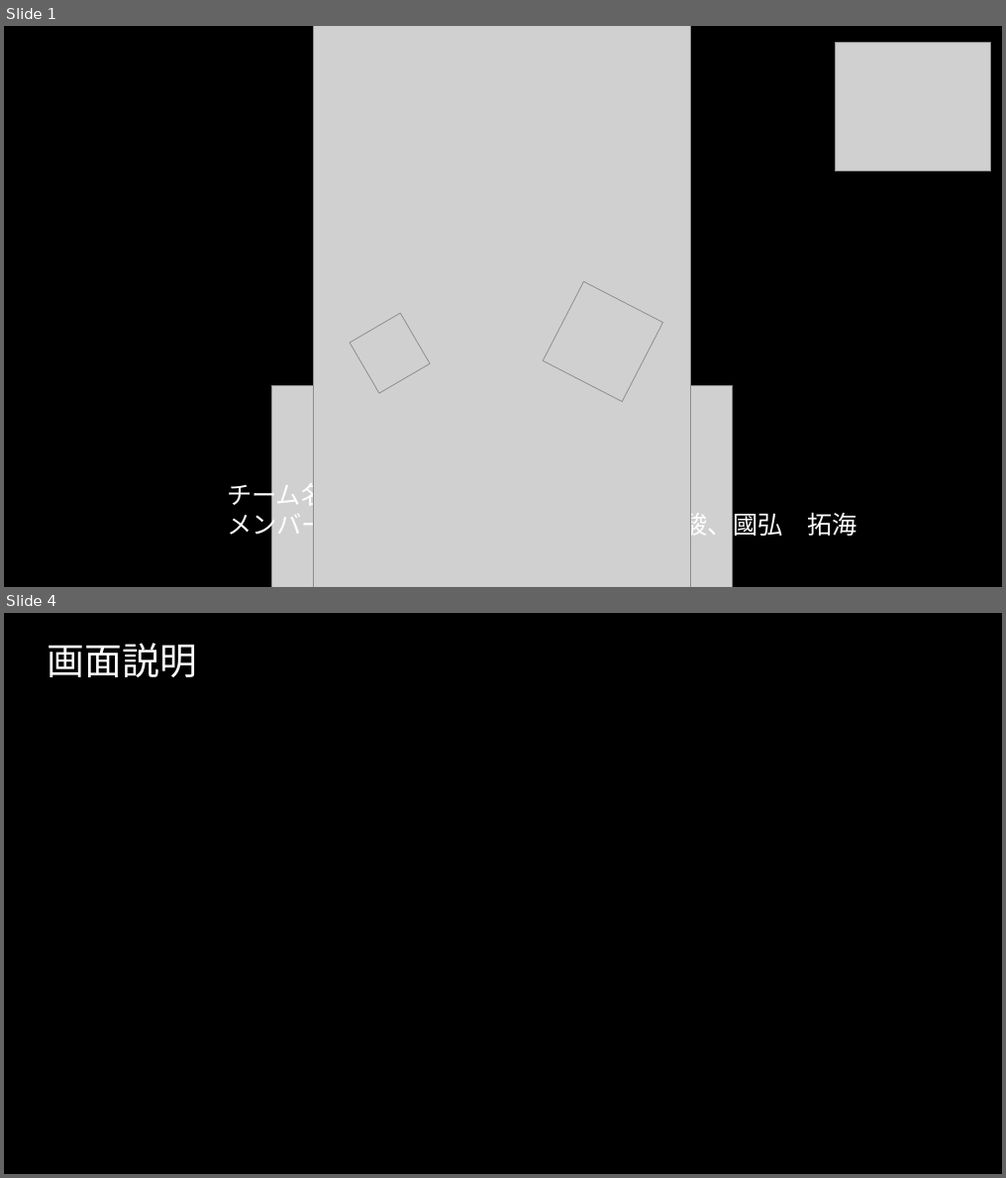
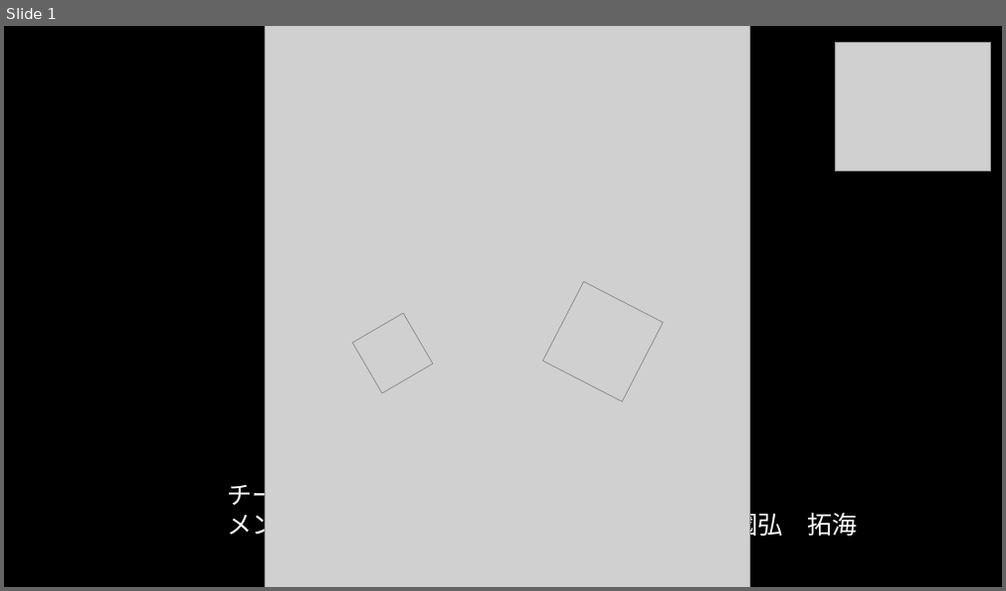
Before and after one commit to team20190422/GroupProject, a slide deck: SWING-BY.pptx. Shown one above the other, each under a label of ours: slides 1 and 4 before the commit, slide 1 after it; the slides between them are not shown. The pictures are 1006x1178 and 1006x591 pixels, drawn with LibreOffice and Linux fonts; fonts in the diff are those of the drawing; grey boxes stand for pictures; background and template pictures are left out. Boxes give left, top, right and bottom in pixels: in the first picture for what was removed or moved away, otherwise in the second. Text is boxed around its words. In the diff, an @@ line names an element or a change of style, - is before the commit and + after.

```diff
--- a/SWING-BY.pptx
+++ b/SWING-BY.pptx
@@ slide 4 removed at (x1=4, y1=613, x2=1002, y2=1174), background picture (left out) @@
@@ title removed at (x1=48, y1=643, x2=197, y2=677) @@
-画面説明
@@ slide 1 changed as well @@
@@ picture resized from (x1=314, y1=26, x2=691, y2=587) to (x1=264, y1=26, x2=749, y2=587) @@
@@ picture moved from (x1=272, y1=386, x2=734, y2=587) to (x1=264, y1=386, x2=726, y2=587) @@
```
Also in this commit, not shown: 4 other slides changed, 3 slides added, 2 other slides removed.
